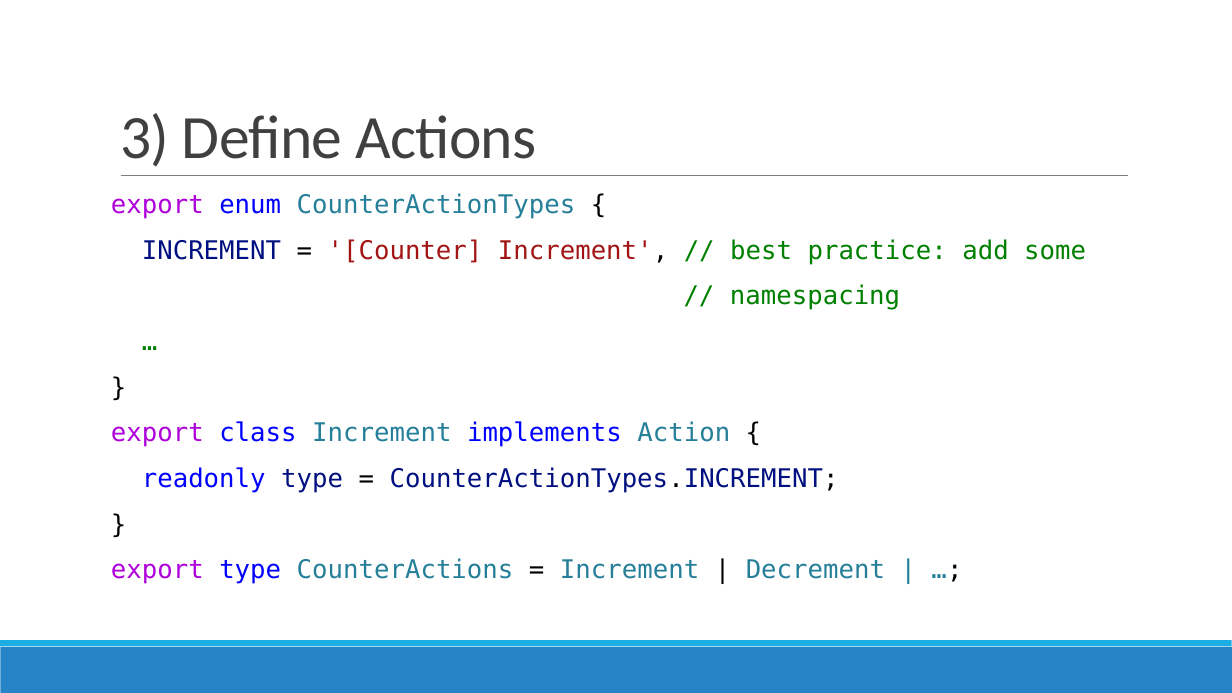
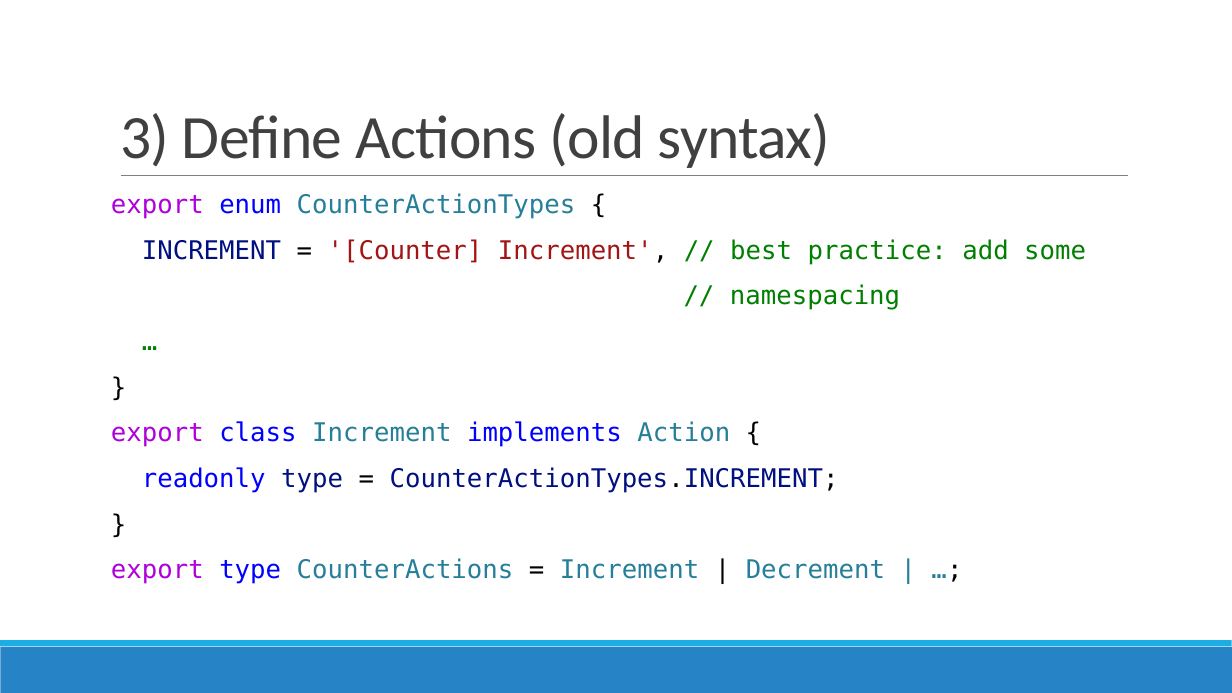
Before and after one commit to AGiorgetti/ngrx101, a slide deck: slide 14 of ReactiveProgramming_ngrx.pptx. Drawn at 1232x693 pixels with LibreOffice and Linux fonts; fonts in the diff are those of the drawing. Boxes give left, top, right and bottom in pixels: in the first picture for what was removed or moved away, otherwise in the second. Text is boxed around its words. In the diff, an @@ line names an element or a change of style, - is before the commit and + after.

```diff
--- a/ReactiveProgramming_ngrx.pptx
+++ b/ReactiveProgramming_ngrx.pptx
@@ title at [120, 113, 831, 168]: text changed @@
-3) Define Actions
+3) Define Actions (old syntax)
```
Also in this commit, not shown: 16 other slides changed, 4 slides added, 5 other files.
